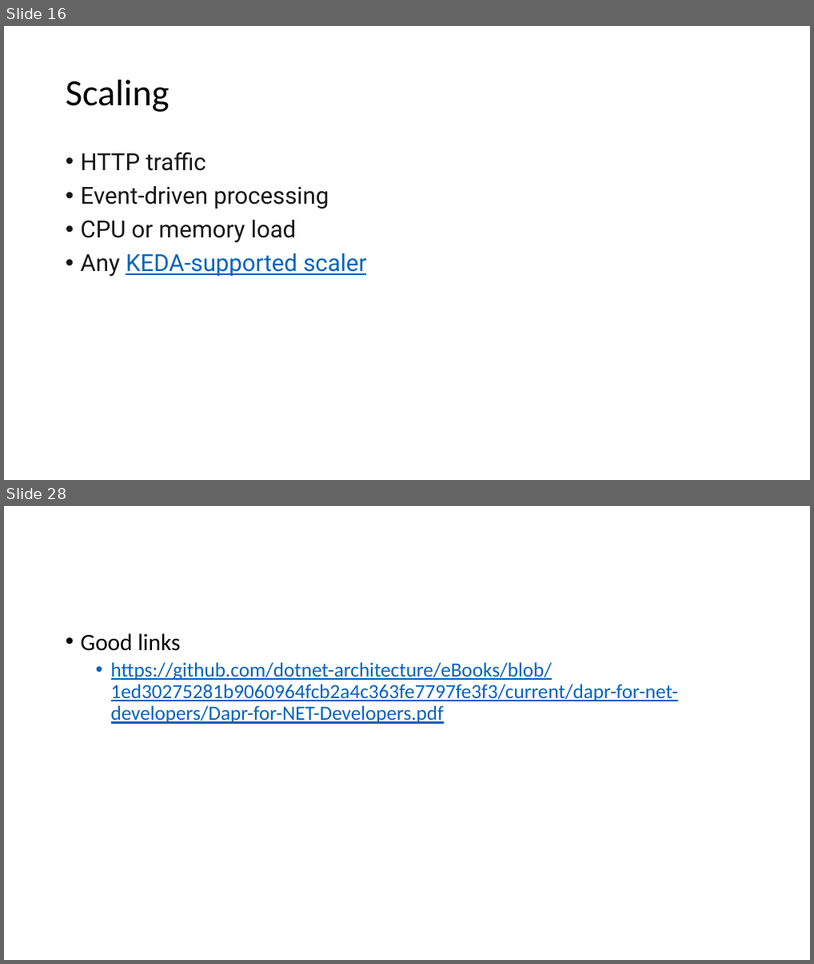
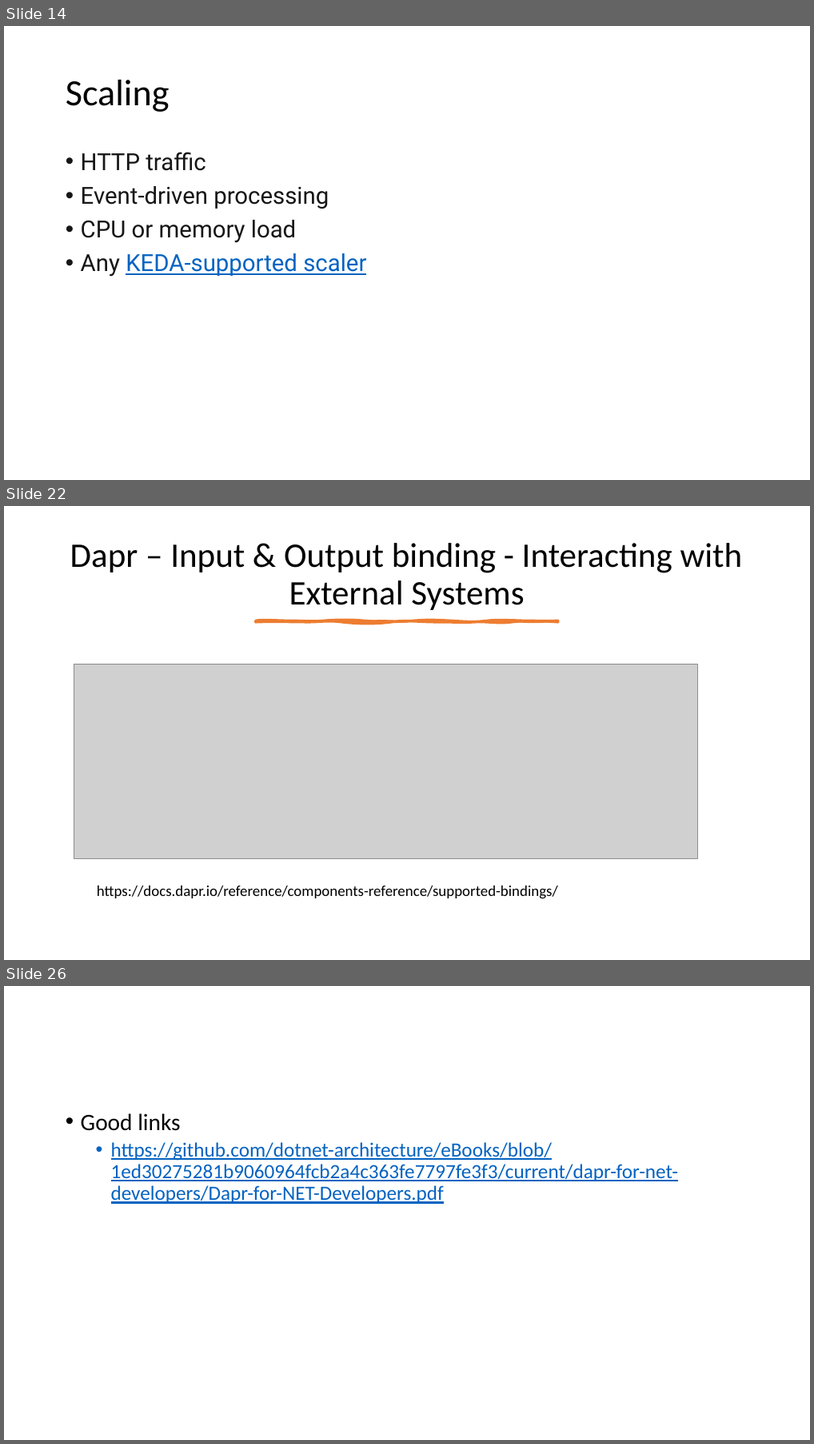
Before and after one commit to cs-samvith/space-app-platform, a slide deck: container-apps.pptx. Shown one above the other, each under a label of ours: slides 16 and 28 before the commit, slides 14, 22 and 26 after it; the slides between them are not shown. The pictures are 814x964 and 814x1444 pixels, drawn with LibreOffice and Linux fonts; fonts in the diff are those of the drawing; grey boxes stand for pictures. Boxes give left, top, right and bottom in pixels: in the first picture for what was removed or moved away, otherwise in the second. Text is boxed around its words. In the diff, an @@ line names an element or a change of style, - is before the commit and + after.

```diff
--- a/container-apps.pptx
+++ b/container-apps.pptx
@@ slide 22 added at box(4, 506, 810, 960), background #FFFFFF @@
@@ title added at box(70, 543, 743, 610), 41 pt, text #000000 @@
+Dapr – Input & Output binding - Interacting with External Systems
@@ freeform shape added at box(256, 621, 558, 622), fill #ED7D31, outline #ED7D31 3.25 pt @@
@@ picture added at box(74, 664, 698, 858) @@
@@ text added at box(97, 885, 558, 899), 18 pt, text #000000 @@
+https://docs.dapr.io/reference/components-reference/supported-bindings/
@@ what was slide 16 is now slide 14 @@
@@ what was slide 28 is now slide 26 @@
```
Also in this commit, not shown: 5 slides changed, 8 other slides added, 10 slides removed, 13 other files.
